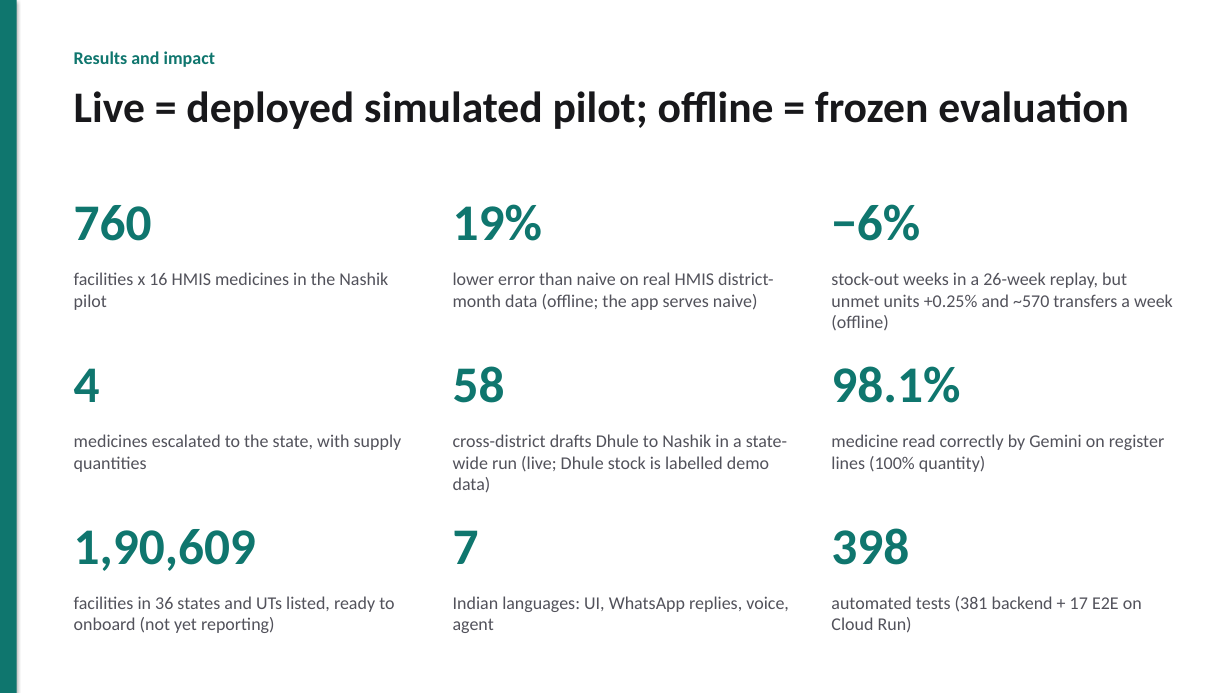
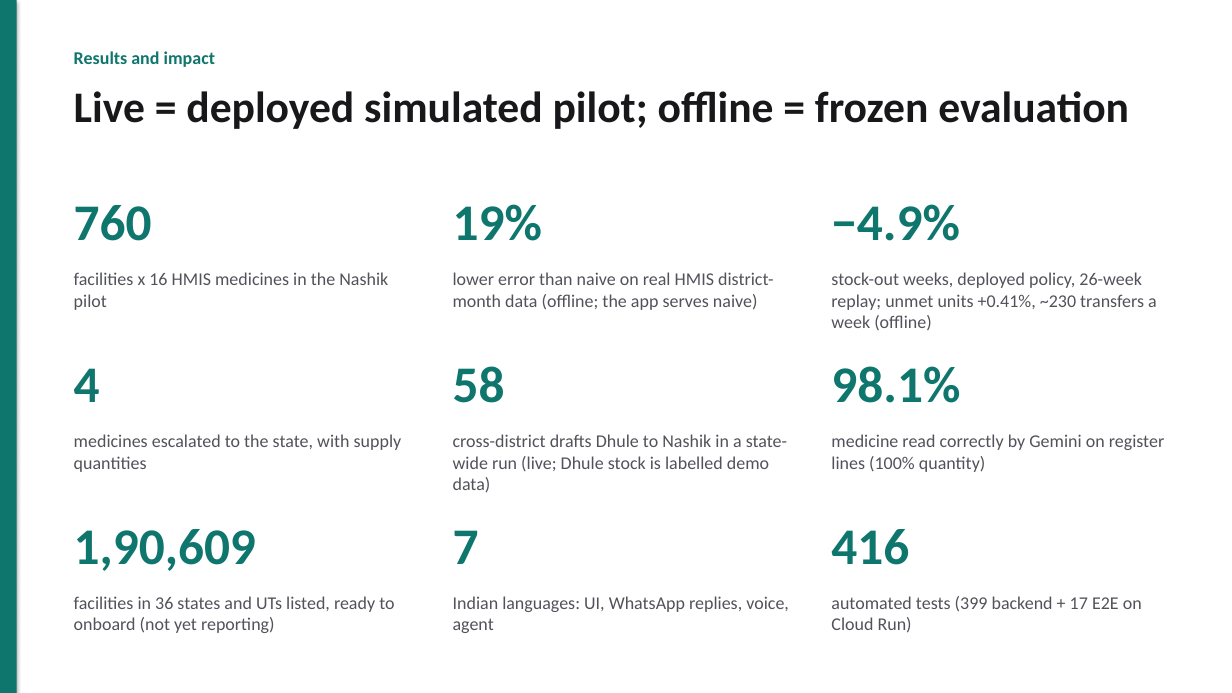
Before and after one commit to akshat333-debug/AushadhiNet, a slide deck: slide 9 of docs/pitch/AushadhiNet-pitch.pptx. Drawn at 1232x693 pixels with LibreOffice and Linux fonts; fonts in the diff are those of the drawing. Boxes give left, top, right and bottom in pixels: in the first picture for what was removed or moved away, otherwise in the second. Text is boxed around its words. In the diff, an @@ line names an element or a change of style, - is before the commit and + after.

```diff
--- a/docs/pitch/AushadhiNet-pitch.pptx
+++ b/docs/pitch/AushadhiNet-pitch.pptx
@@ text at [831, 204, 960, 241]: text changed @@
-−6%
+−4.9%
@@ text at [831, 272, 1157, 330]: text changed @@
-stock-out weeks in a 26-week replay, but unmet units +0.25% and ~570 transfers a week (offline)
+stock-out weeks, deployed policy, 26-week replay; unmet units +0.41%, ~230 transfers a week (offline)
@@ text at [831, 529, 909, 565]: text changed @@
-398
+416
@@ text at [831, 596, 1142, 633]: text changed @@
-automated tests (381 backend + 17 E2E on Cloud Run)
+automated tests (399 backend + 17 E2E on Cloud Run)
```
Also in this commit, not shown: 4 other slides changed, 57 other files.
